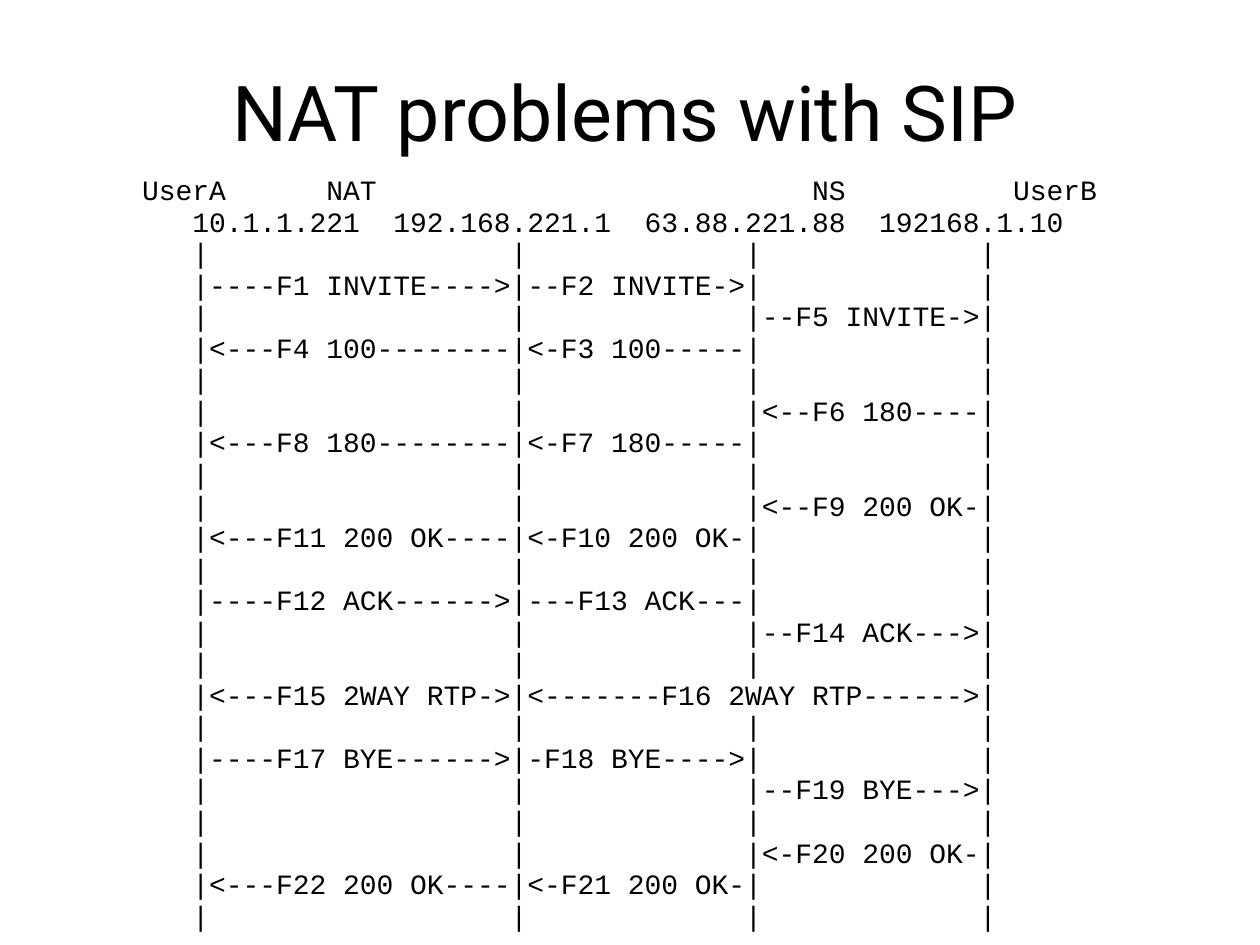
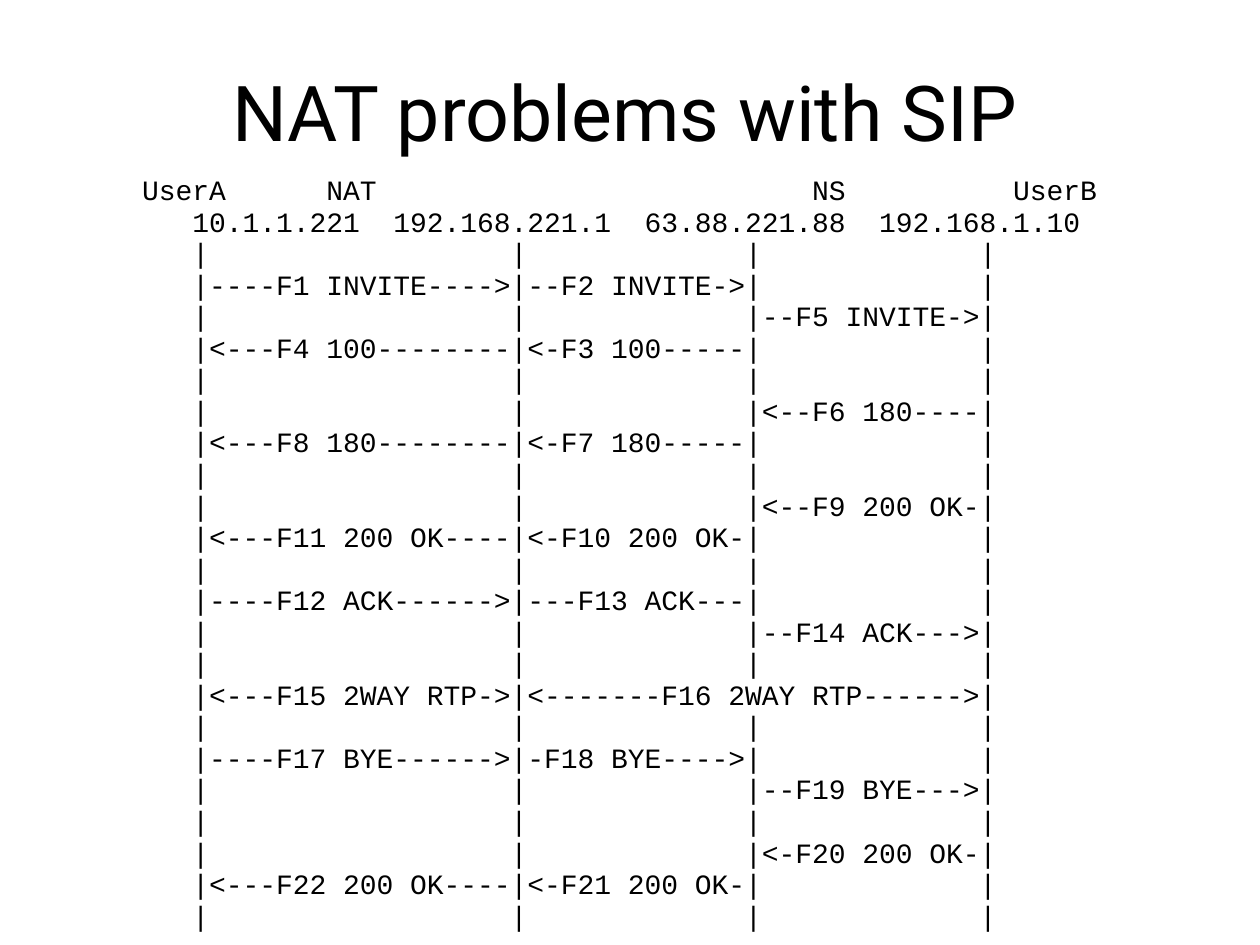
Before and after one commit to sftcd/cs7053, a slide deck: slide 42 of 2016lectures/02-concepts.ppt. Drawn at 1260x945 pixels with LibreOffice and Linux fonts; fonts in the diff are those of the drawing. Boxes give left, top, right and bottom in pixels: in the first picture for what was removed or moved away, otherwise in the second. Text is boxed around its words. In the diff, an @@ line names an element or a change of style, - is before the commit and + after.

```diff
--- a/2016lectures/02-concepts.ppt
+++ b/2016lectures/02-concepts.ppt
@@ text at (192, 213, 1080, 233): text changed @@
-10.1.1.221 192.168.221.1 63.88.221.88 192168.1.10
+10.1.1.221 192.168.221.1 63.88.221.88 192.168.1.10
```
Also in this commit, not shown: 46 other slides changed, 1 other file.
